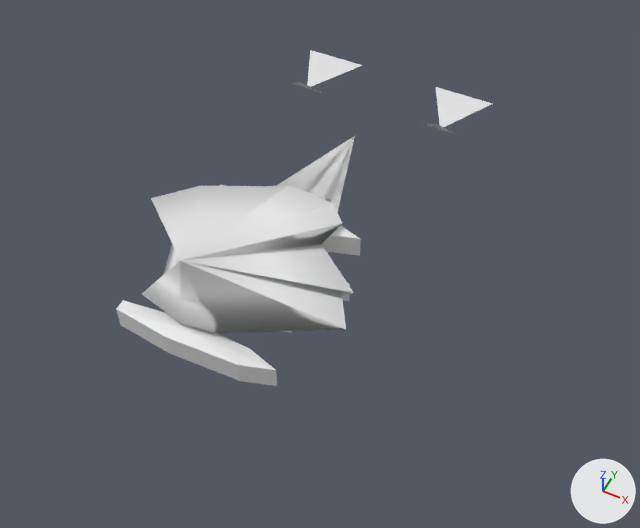
An edit to the OBJ model GameData/Meshes/Designs/cryo/cryo_corvette_mk2_21.obj, drawn before and after from the same camera.
One viewpoint serves both versions: a camera (50 mm lens) standing at (1.74, -2.65, 3.64) and looking at (0.35, 0.14, 0.14). Arrows for +X, +Y and +Z are at lower right; the lights stay in place. The older version comes first. Where no turn or scale is listed for an object, it has been applied to the vertices. Vertices at exactly the same position are counted once.

Script lines for the objects in view, before the commit:
```python
me_cryo_corvette_mk2_21 = bpy.data.meshes.new('cryo_corvette_mk2_21')
me_cryo_corvette_mk2_21.from_pydata(...)  # 108 vertices, 148 faces; spans x -0.69..0.67, y -0.64..2.02, z 0.0..0.69
ob_cryo_corvette_mk2_21 = bpy.data.objects.new('cryo_corvette_mk2_21', me_cryo_corvette_mk2_21)
ob_cryo_corvette_mk2_21.location = (0.0, 0.0, 0.0)
```
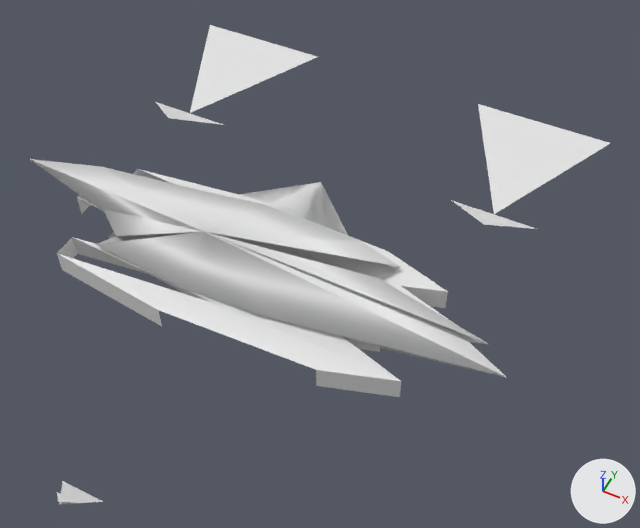
Changed parts and their boxes (x1, y1, x2, y2) in the pictures (640 x 528 px; the box of a moved part takes in the faces that stretch with it):
'cryo_corvette_mk2_21', reshaped (54% wider, 42% taller): before (116, 50, 493, 386); after (30, 25, 610, 504)
part 1 of me_cryo_corvette_mk2_21, moved or reshaped (mostly hidden): before (342, 284, 350, 301); after (108, 232, 380, 352)
part 2 of me_cryo_corvette_mk2_21, rebuilt (123% wider, 11% taller): before (142, 136, 355, 333); after (30, 159, 506, 377)
part 3 of me_cryo_corvette_mk2_21, deleted: before (116, 50, 493, 386)
part 4 of me_cryo_corvette_mk2_21, added: after (57, 25, 610, 397)
part 5 of me_cryo_corvette_mk2_21, added: after (57, 481, 103, 504)

Patch to the scene script:
```diff
--- a/GameData/Meshes/Designs/cryo/cryo_corvette_mk2_21.obj.py
+++ b/GameData/Meshes/Designs/cryo/cryo_corvette_mk2_21.obj.py
@@ me_cryo_corvette_mk2_21 @@
 # used by ob_cryo_corvette_mk2_21; location = (0.0, 0.0, 0.0)
 # verts and faces of me_cryo_corvette_mk2_21; kept vertices keep their numbers, new ones are numbered from 108
-me_cryo_corvette_mk2_21.from_pydata(...)  # 108 vertices, 148 faces; spans x -0.69..0.67, y -0.64..2.02, z 0.0..0.69
+me_cryo_corvette_mk2_21.from_pydata(...)  # 124 vertices, 126 faces; spans x -1.51..1.46, y -1.6..1.98, z 0.0..0.69
+# me_cryo_corvette_mk2_21 part 1: the loose piece of 17 vertices spanning x -0.5..0.56, y -0.02..0.14, z 0.03..0.19 is scaled about its middle by (1.5, 1.5, 1), then moved by (0.01, -0.23, 0.0)
+# me_cryo_corvette_mk2_21 part 2: the loose piece of 34 vertices spanning x -0.69..0.67, y -0.56..1.33, z 0.0..0.69 is rebuilt with 34 vertices and now spans x -1.51..1.46, y -0.36..0.85, z 0.0..0.69
+# me_cryo_corvette_mk2_21 part 3: 7 loose pieces with 57 vertices, spanning x -0.67..0.67, y -0.64..2.02, z 0.0..0.19, are deleted
+# me_cryo_corvette_mk2_21 part 4
+# 45 vertices are added at x -1.46..1.46, y -0.52..1.98, z 0.0..0.45
+# 22 new vertices lie (0.0, 0.0, 0.14) away from vertices in x -1.09..1.21, y -0.52..0.39, z 0.03
+# 50 new faces join them
+# me_cryo_corvette_mk2_21 part 5
+verts[169] = (-0.11, -1.47, 0.1)  # pixel (62, 480)
+verts[170] = (0.11, -1.47, 0.1)  # pixel (103, 501)
+verts[171] = (0.0, -1.6, 0.21)  # pixel (59, 504)
+verts[172] = (-0.05, -1.55, 0.19)  # pixel (56, 491)
+verts[173] = (0.05, -1.55, 0.19)  # pixel (77, 502)
+verts[174] = (0.0, -1.6, 0.23)  # pixel (58, 502)
+faces += [(169, 170, 171), (172, 173, 174)]
```
